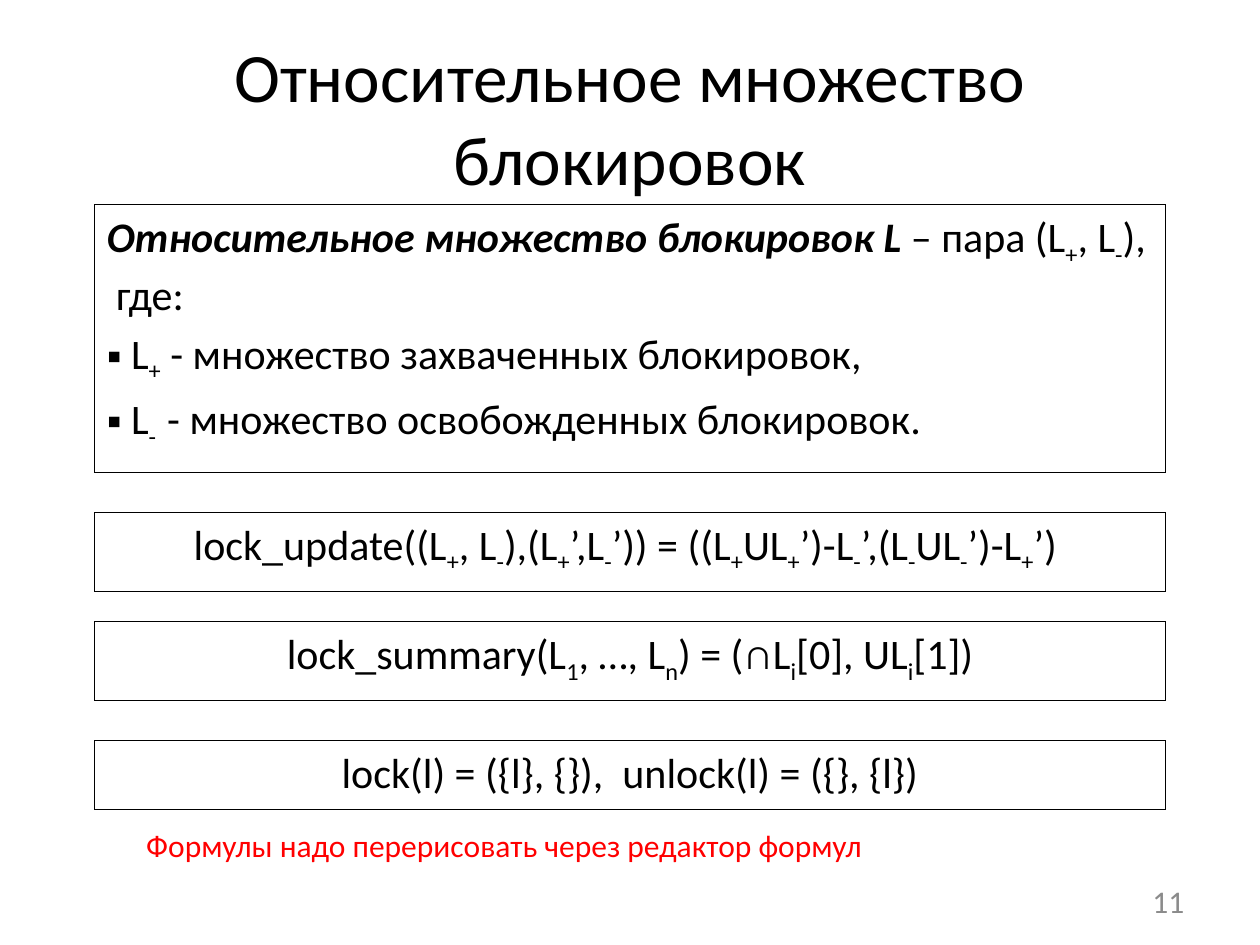
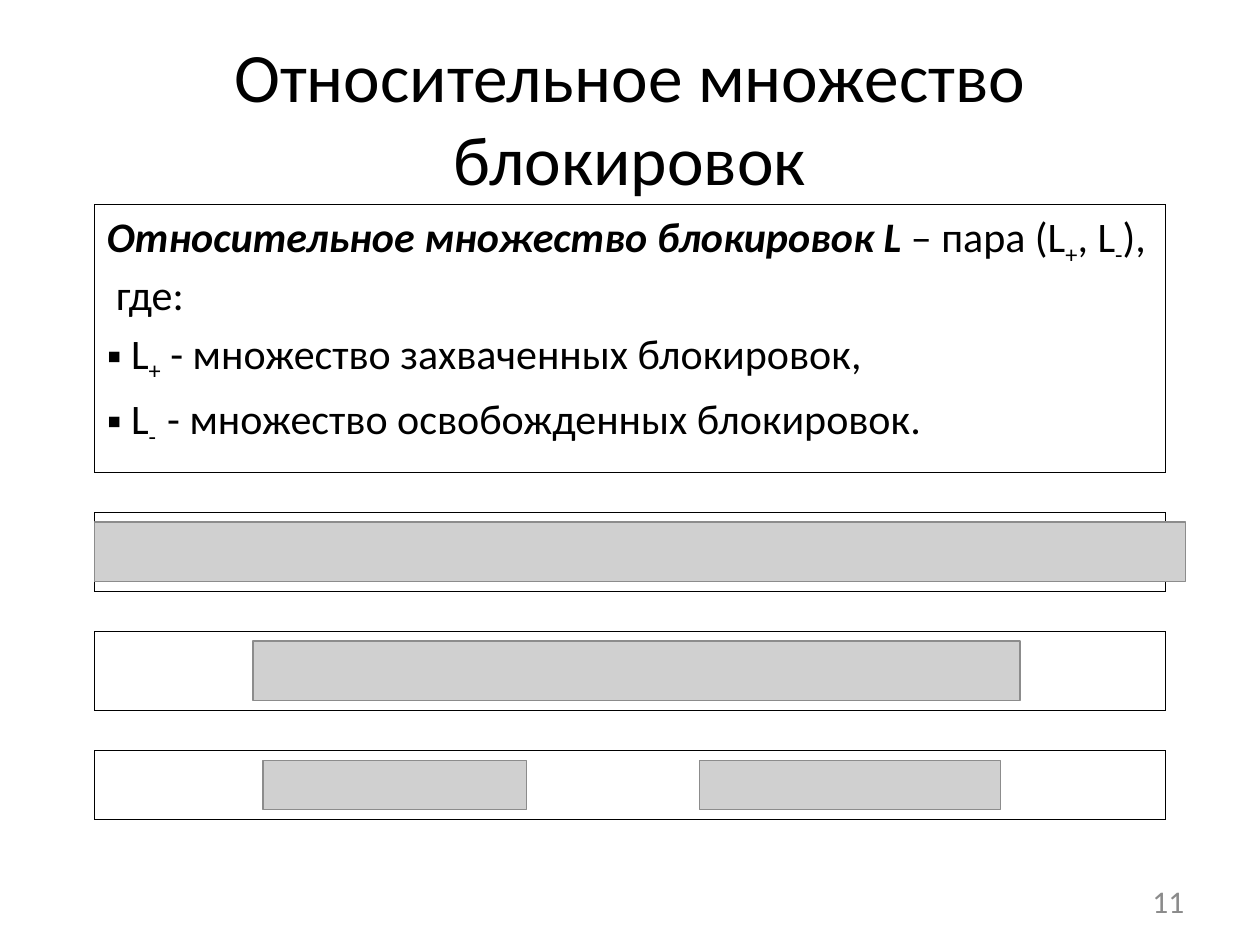
Before and after one commit to afrolovskiy/diplom, a slide deck: slide 11 of presentations/diplom/static race detection.pptx. Drawn at 1260x945 pixels with LibreOffice and Linux fonts; fonts in the diff are those of the drawing; grey boxes stand for pictures. Boxes give left, top, right and bottom in pixels: in the first picture for what was removed or moved away, otherwise in the second. Text is boxed around its words. In the diff, an @@ line names an element or a change of style, - is before the commit and + after.

```diff
--- a/presentations/diplom/static race detection.pptx
+++ b/presentations/diplom/static race detection.pptx
@@ picture added at [94,522,1186,581] @@
@@ text in rectangle at [194,529,1022,567]: text removed @@
-lock_update((L+, L-),(L+’,L-’)) = ((L+UL+’)-L-’,(L-UL-’)-L+’)
@@ rectangle: place and size @@
-rectangle at [94,621,1166,701]
+rectangle at [94,631,1166,711]
@@ picture added at [253,641,1021,701] @@
@@ text in rectangle at [287,638,973,676]: text removed @@
-lock_summary(L1, …, Ln) = (∩Li[0], ULi[1])
@@ rectangle: place and size @@
-rectangle at [94,741,1166,810]
+rectangle at [94,750,1166,819]
@@ picture added at [263,760,527,809] @@
@@ text in rectangle at [342,757,918,794]: text removed @@
-lock(l) = ({l}, {}), unlock(l) = ({}, {l})
@@ picture added at [699,760,1000,809] @@
@@ text removed at [146,835,862,863] @@
-Формулы надо перерисовать через редактор формул
```
Also in this commit, not shown: 3 other slides changed, 1 other file.
